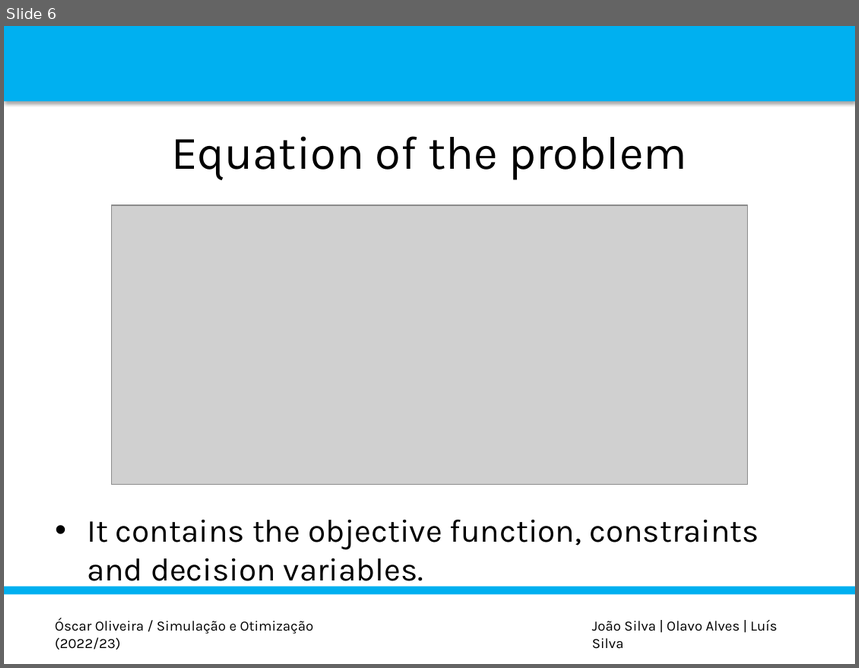
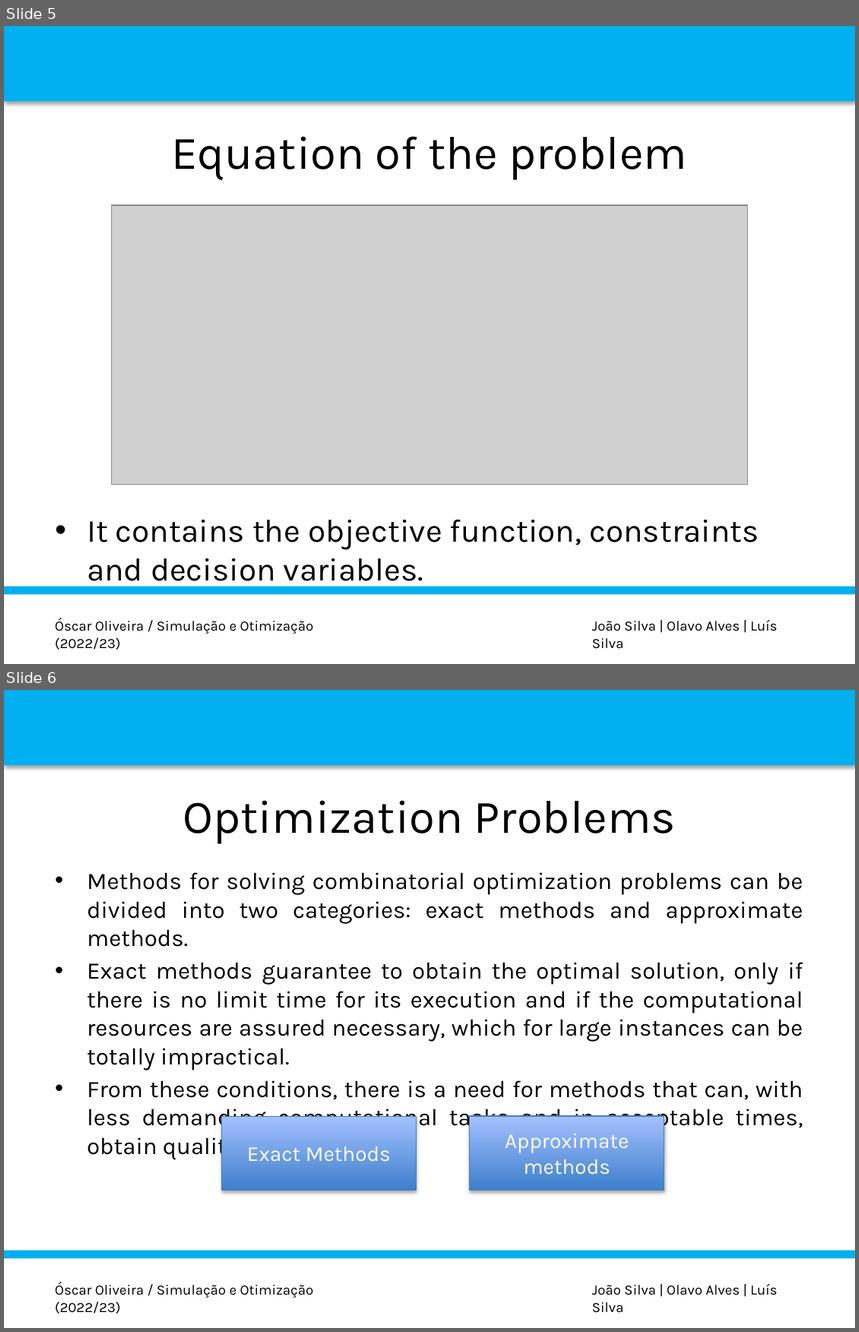
Before and after one commit to luispedro30/SO_trabalho, a slide deck: P_POINT_SO.pptx. Shown one above the other, each under a label of ours: slide 6 before the commit, slides 5 and 6 after it. The pictures are 859x668 and 859x1332 pixels, drawn with LibreOffice and Linux fonts; fonts in the diff are those of the drawing; grey boxes stand for pictures; background and template pictures are left out. Boxes give left, top, right and bottom in pixels: in the first picture for what was removed or moved away, otherwise in the second. Text is boxed around its words. In the diff, an @@ line names an element or a change of style, - is before the commit and + after.

```diff
--- a/P_POINT_SO.pptx
+++ b/P_POINT_SO.pptx
@@ slide 6 added at <box>4,690,855,1328</box>, background #FFFFFF; not listed: 2 template elements that a slide beside it also shows @@
@@ title added at <box>183,800,676,844</box>, 39.6 pt, text #000000 @@
+Optimization Problems
@@ text added at <box>87,872,804,1160</box>, 20 pt, text #000000 @@
+• Methods for solving combinatorial optimization problems can be divided into two categories: exact methods and approximate methods.
+• Exact methods guarantee to obtain the optimal solution, only if there is no limit time for its execution and if the computational resources are assured necessary, which for large instances can be totally impractical.
+• From these conditions, there is a need for methods that can, with less demanding computational tasks and in acceptable times, obtain quality solutions.
@@ rectangle added at <box>222,1116,416,1191</box>, fill gradient #3F80CE to #A4C4FF, outline #4B7EBC 0.75 pt, 18 pt, text #FFFFFF @@
+Exact Methods
@@ rectangle added at <box>470,1116,664,1191</box>, fill gradient #3F80CE to #A4C4FF, outline #4B7EBC 0.75 pt, 18 pt, text #FFFFFF @@
+Approximate methods
@@ text added at <box>55,1283,314,1314</box>, 12 pt, text #000000 @@
+Óscar Oliveira / Simulação e Otimização (2022/23)
@@ text added at <box>592,1284,777,1313</box>, 12 pt, text #000000 @@
+João Silva | Olavo Alves | Luís Silva
@@ what was slide 6 is now slide 5 @@
```
Also in this commit, not shown: 6 slides changed, 6 other slides added, 1 other file.
